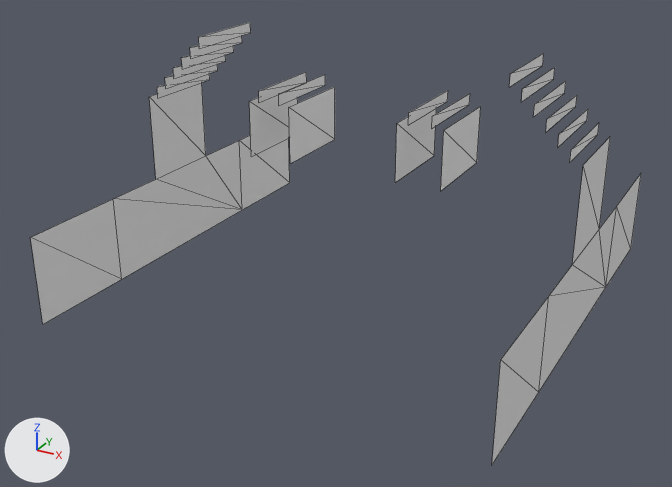
One commit to the OBJ model GenWorldGame/Assets/Voxels/Wall.obj: the scene before it, then after it.
Camera for both pictures: a 50 mm lens placed at (3.53, -6.9, 3.8), pointed at (-0.08, -0.34, 0.51). Lighting does not change. The marker at lower left points along +X, +Y and +Z. Mesh edges are drawn as thin lines. Where no turn or scale is listed for an object, it has been applied to the vertices. Vertices at the same position are counted once.

Names of what the first picture shows: 'Untitled'.
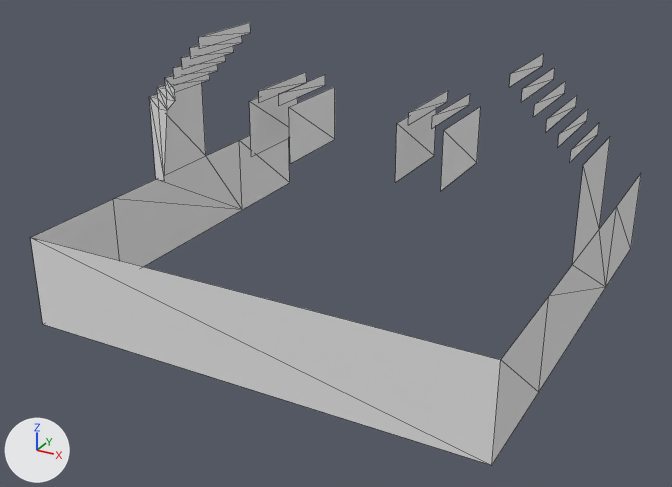
Commit message: Add .whitesource configuration file

Edits to the scene script, one JSON object a line:
```json
{"block": "me_untitled", "where": "# used by ob_untitled; location = (0.0, 0.0, 0.0)"}
{"block": "me_untitled", "where": "# verts and faces of me_untitled; kept vertices keep their numbers, new ones are numbered from 104"}
{"block": "me_untitled", "where": "# before: 0 (-2.0, -2.0, 0.0) at pixel (42, 324), 4 (-2.0, -2.0, 0.8) at pixel (30, 237), 92 (2.0, -2.0, 0.0) at pixel (491, 465), 96 (2.0, -2.0, 0.8) at pixel (500, 359)"}
{"op": "remove", "block": "me_untitled", "code": "me_untitled.from_pydata(...)  # 104 vertices, 60 faces; spans x -2.0..2.0, y -2.0..2.0, z 0.0..2.2"}
{"op": "add", "block": "me_untitled", "code": "me_untitled.from_pydata(...)  # 110 vertices, 74 faces; spans x -2.0..2.0, y -2.0..2.0, z 0.0..2.2"}
{"block": "me_untitled", "change": "me_untitled part 1"}
{"op": "add", "block": "me_untitled", "code": "faces += [(0, 92, 4), (4, 92, 96)]"}
{"block": "me_untitled", "change": "me_untitled part 2"}
{"block": "me_untitled", "change": "1 vertex is added at (-1.9, -0.4, 0.8)"}
{"block": "me_untitled", "change": "5 new vertices lie (0.1, 0.0, -0.1) away from vertices in x -2.0..-1.8, y -0.4, z 1.6..1.8"}
{"block": "me_untitled", "change": "12 new faces join them"}
```

Where the change shows, as pixel boxes [x1, y1, x2, y2] in the pictures (672 x 487 px):
```json
{"object": "Untitled", "change": "reshaped", "before": [30, 22, 641, 464], "after": [30, 22, 641, 465]}
{"part": 1, "of": "me_untitled", "change": "added", "after": [30, 237, 501, 465]}
{"part": 2, "of": "me_untitled", "change": "added", "after": [149, 78, 175, 181]}
```
